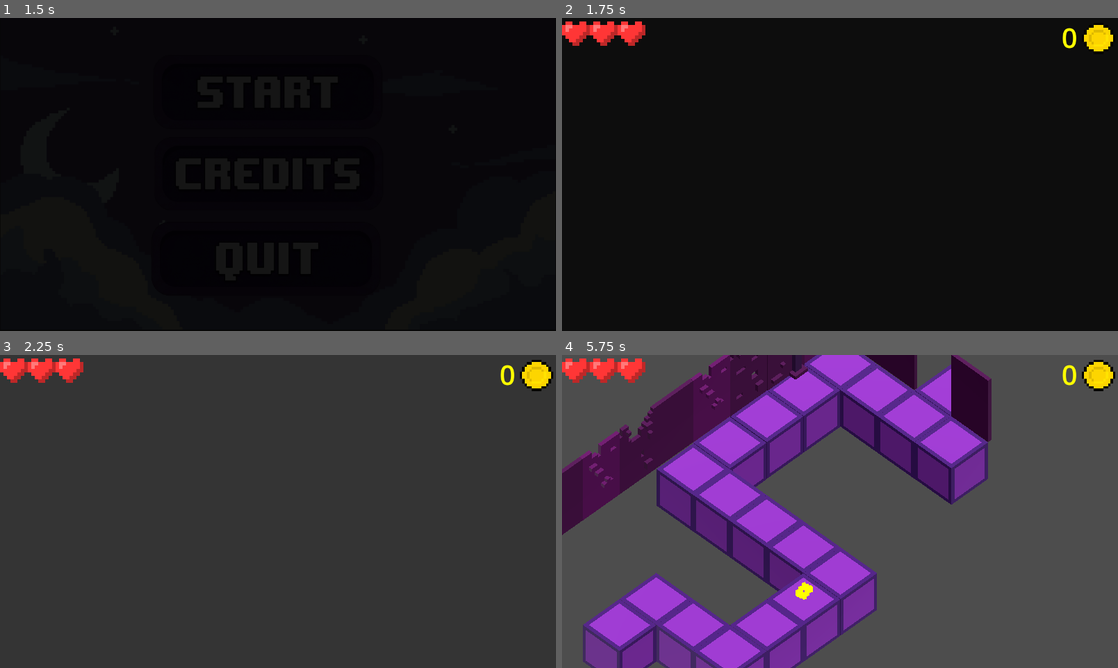
Above: before the commit, frames 1-4 (two rows, left to right).
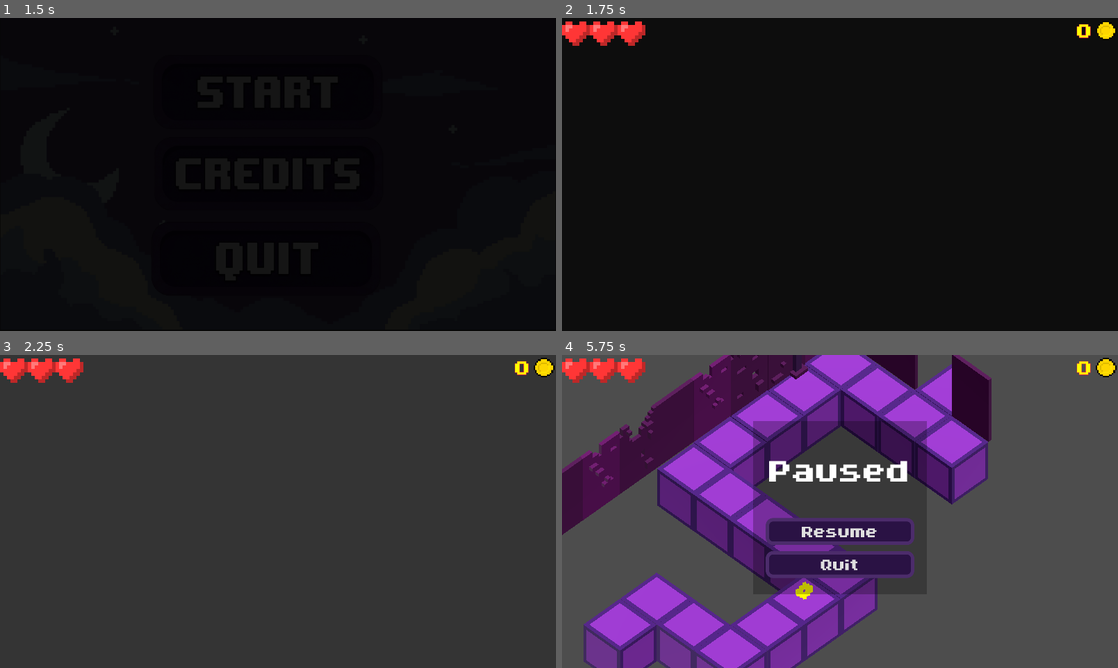
Above: after the commit, the same moments.

Repository: wenqiange/Looty-Dungeon-Recreation
Game: Godot game, scene res://Scenes/MainMenu.tscn
The game is run twice, just before and just after one commit, with the same random seed, the same clock (stepped at 60 frames per second) and the same inputs. Sound files missing from this copy of the repository are replaced by a short silence.
Inputs (mouse positions are in pixels of both pictures, inside the frame that each line leads up to):
- Up to frame 1 (1.5 s): click (266, 93) at 0.5 s; click (266, 93) at 1.25 s
- Up to frame 2 (1.75 s): no input
- Up to frame 3 (2.25 s): tap Enter at 2 s; hold D (move_right) from 2.03 s (still down); tap Z (Action) at 2.1 s
- Up to frame 4 (5.75 s): release D (move_right) at 2.78 s; hold S (move_down) 2.78-3.53 s; tap Z (Action) every 0.75 s from 2.85 to 5.1 s; hold D (move_right) 3.53-4.28 s; hold W (move_up) 4.28-5.03 s; hold A (move_left) from 5.03 s (still down); tap Escape (ui_cancel) at 5.65 s

Frame 1 is identical in both runs. In frame 2, 0.5% of the frame differs, in the area x 90-100%, y 1-11%; in frame 3, 0.6%; in frame 4, 12%, in the area x 3-100%, y 0-100%.

Commit message:
Tema de UI y menu de pausa

Diff:
--- /dev/null
+++ b/looty-dungeon/Assets/Basic_UI.tres
@@ -0,0 +1,34 @@
+[gd_resource type="Theme" format=3 uid="uid://cmt8euj1nkipj"]
+
+[ext_resource type="FontFile" uid="uid://bl2oeq4ha175m" path="res://Assets/ByteBounce.ttf" id="1_15txp"]
+
+[sub_resource type="StyleBoxFlat" id="StyleBoxFlat_15txp"]
+bg_color = Color(0.16470589, 0.07058824, 0.26666668, 1)
+border_width_left = 8
+border_width_top = 8
+border_width_right = 8
+border_width_bottom = 8
+border_color = Color(0.29803923, 0.17254902, 0.41960785, 1)
+corner_radius_top_left = 16
+corner_radius_top_right = 16
+corner_radius_bottom_right = 16
+corner_radius_bottom_left = 16
+expand_margin_left = 8.0
+expand_margin_right = 8.0
+expand_margin_bottom = 2.0
+
+[sub_resource type="StyleBoxEmpty" id="StyleBoxEmpty_15txp"]
+
+[resource]
+Button/colors/font_color = Color(0.875, 0.875, 0.875, 1)
+Button/colors/font_focus_color = Color(0.972549, 0.7607843, 0.12941177, 1)
+Button/colors/font_hover_color = Color(0.98039216, 0.7529412, 0.09019608, 1)
+Button/font_sizes/font_size = 24
+Button/fonts/font = ExtResource("1_15txp")
+Button/styles/hover = SubResource("StyleBoxFlat_15txp")
+Button/styles/hover_pressed = SubResource("StyleBoxFlat_15txp")
+Button/styles/normal = SubResource("StyleBoxFlat_15txp")
+Button/styles/pressed = SubResource("StyleBoxFlat_15txp")
+HSeparator/styles/separator = SubResource("StyleBoxEmpty_15txp")
+Label/font_sizes/font_size = 24
+Label/fonts/font = ExtResource("1_15txp")
--- a/looty-dungeon/Nodes/arquero.tscn
+++ b/looty-dungeon/Nodes/arquero.tscn
@@ -12,6 +12,7 @@
 [ext_resource type="AudioStream" uid="uid://tjy60rw312pc" path="res://Sounds/arrow_sound.mp3" id="8_5nirr"]
 [ext_resource type="AudioStream" uid="uid://bgfr86edb8mdh" path="res://Sounds/Death_sound.mp3" id="8_t7njs"]
 [ext_resource type="Script" uid="uid://btgpbt4h6okiv" path="res://Scripts/life_bar.gd" id="9_sg4uk"]
+[ext_resource type="Theme" uid="uid://cmt8euj1nkipj" path="res://Assets/Basic_UI.tres" id="13_eprvr"]
 [ext_resource type="Texture2D" uid="uid://j70kbl1oxa1t" path="res://Assets/Coin.png" id="13_q16sl"]
 [ext_resource type="Script" uid="uid://stu0lfk6l1wq" path="res://Scripts/PlayerCoins.gd" id="14_83j8p"]
 [ext_resource type="Script" uid="uid://cu1xdmaqkpae7" path="res://Nodes/coin_counter.gd" id="14_m2ivu"]
@@ -318,6 +319,12 @@
 &"Walk": SubResource("Animation_qpfo2")
 }
 
+[sub_resource type="LabelSettings" id="LabelSettings_lsb7o"]
+font_size = 80
+font_color = Color(1, 1, 0, 1)
+outline_size = 4
+outline_color = Color(0.90588236, 0.13333334, 0.2784314, 1)
+
 [node name="Arquero" type="Node3D" unique_id=1232147745 groups=["Player"]]
 script = ExtResource("1_dv83t")
 Attack_animation = "Arquero/Attack"
@@ -430,11 +437,9 @@
 
 [node name="CoinCounter" type="Label" parent="PlayerUI/HBoxContainer" unique_id=429404630]
 layout_mode = 2
-theme_override_colors/font_color = Color(1, 1, 0, 1)
-theme_override_colors/font_shadow_color = Color(0.76862746, 0.38039216, 0, 0)
-theme_override_colors/font_outline_color = Color(0.90588236, 0.13333334, 0.2784314, 1)
-theme_override_font_sizes/font_size = 64
+theme = ExtResource("13_eprvr")
 text = "0"
+label_settings = SubResource("LabelSettings_lsb7o")
 script = ExtResource("14_m2ivu")
 
 [node name="Coins" type="TextureRect" parent="PlayerUI/HBoxContainer" unique_id=843676084]
--- a/looty-dungeon/Nodes/fade_transition.tscn
+++ b/looty-dungeon/Nodes/fade_transition.tscn
@@ -1,4 +1,6 @@
 [gd_scene format=3 uid="uid://bxhah2i5mjsp5"]
+
+[ext_resource type="Script" uid="uid://c30g5577x12h7" path="res://Scripts/fade_transition.gd" id="1_dmdyd"]
 
 [sub_resource type="Animation" id="Animation_xxfwt"]
 length = 0.001
@@ -56,6 +58,7 @@
 offset_right = 1280.0
 offset_bottom = 720.0
 color = Color(0, 0, 0, 1)
+script = ExtResource("1_dmdyd")
 
 [node name="AnimationPlayer" type="AnimationPlayer" parent="." unique_id=1547021705]
 libraries/ = SubResource("AnimationLibrary_rjsss")
--- a/looty-dungeon/Scenes/game.tscn
+++ b/looty-dungeon/Scenes/game.tscn
@@ -15,18 +15,22 @@
 [ext_resource type="PackedScene" uid="uid://cjxk5nvwsj0hb" path="res://Nodes/levels/level_8.tscn" id="9_exi56"]
 [ext_resource type="PackedScene" uid="uid://c2h4td7e64o33" path="res://Nodes/levels/level_9.tscn" id="10_7t8sx"]
 [ext_resource type="PackedScene" uid="uid://bsa6nkmlppons" path="res://Nodes/levels/level_10.tscn" id="11_mg4q0"]
+[ext_resource type="Script" uid="uid://b60ye2vofbxws" path="res://Scripts/pause_menu.gd" id="16_ewbju"]
+[ext_resource type="Theme" uid="uid://cmt8euj1nkipj" path="res://Assets/Basic_UI.tres" id="16_nnt18"]
+[ext_resource type="Script" uid="uid://b2wneb1seiu8i" path="res://Scripts/quit_button.gd" id="18_85qyi"]
+[ext_resource type="PackedScene" uid="uid://dycm5q334jh7f" path="res://Scenes/MainMenu.tscn" id="19_iivbl"]
 
 [sub_resource type="Environment" id="Environment_wowpa"]
 ambient_light_source = 2
 ambient_light_color = Color(1, 1, 1, 1)
 ambient_light_energy = 0.1
 
+[sub_resource type="LabelSettings" id="LabelSettings_ewbju"]
+font_size = 124
+
 [node name="Game" type="Node3D" unique_id=161529061]
 script = ExtResource("1_wrm1d")
-initial_level = ExtResource("2_i6g32")
 levels = Array[PackedScene]([ExtResource("2_i6g32"), ExtResource("3_nb51f"), ExtResource("4_nnt18"), ExtResource("5_ewbju"), ExtResource("6_85qyi"), ExtResource("7_iivbl"), ExtResource("8_7nbq1"), ExtResource("9_exi56"), ExtResource("10_7t8sx"), ExtResource("11_mg4q0")])
-
-[node name="fade_transition" parent="." unique_id=702973857 instance=ExtResource("3_wowpa")]
 
 [node name="Arquero" parent="." unique_id=1232147745 instance=ExtResource("4_v158k")]
 process_mode = 4
@@ -49,3 +53,78 @@
 [node name="Music" type="AudioStreamPlayer3D" parent="." unique_id=1228342619]
 stream = ExtResource("6_i6g32")
 volume_db = -16.963
+
+[node name="UI" type="CanvasLayer" parent="." unique_id=371096354]
+
+[node name="fade_transition" parent="UI" unique_id=702973857 instance=ExtResource("3_wowpa")]
+process_mode = 3
+anchors_preset = 15
+anchor_right = 1.0
+anchor_bottom = 1.0
+offset_right = 0.0
+offset_bottom = 0.0
+grow_horizontal = 2
+grow_vertical = 2
+
+[node name="PauseMenu" type="ColorRect" parent="UI" unique_id=1157912958]
+process_mode = 3
+visible = false
+anchors_preset = 8
+anchor_left = 0.5
+anchor_top = 0.5
+anchor_right = 0.5
+anchor_bottom = 0.5
+offset_left = -200.0
+offset_top = -208.0
+offset_right = 200.0
+offset_bottom = 191.0
+grow_horizontal = 2
+grow_vertical = 2
+color = Color(0, 0, 0, 0.25882354)
+script = ExtResource("16_ewbju")
+
+[node name="VBoxContainer" type="VBoxContainer" parent="UI/PauseMenu" unique_id=941354756]
+process_mode = 2
+layout_mode = 1
+anchors_preset = -1
+anchor_left = 0.1
+anchor_top = 0.1
+anchor_right = 0.9
+anchor_bottom = 0.9
+grow_horizontal = 2
+grow_vertical = 2
+theme = ExtResource("16_nnt18")
+
+[node name="Label" type="Label" parent="UI/PauseMenu/VBoxContainer" unique_id=1594726981]
+layout_mode = 2
+size_flags_vertical = 3
+text = "Paused"
+label_settings = SubResource("LabelSettings_ewbju")
+horizontal_alignment = 1
+vertical_alignment = 1
+
+[node name="HSeparator" type="HSeparator" parent="UI/PauseMenu/VBoxContainer" unique_id=1369854493]
+custom_minimum_size = Vector2(0, 32)
+layout_mode = 2
+
+[node name="ResumeButton" type="Button" parent="UI/PauseMenu/VBoxContainer" unique_id=877691793]
+layout_mode = 2
+theme_override_font_sizes/font_size = 64
+text = "Resume"
+
+[node name="HSeparator2" type="HSeparator" parent="UI/PauseMenu/VBoxContainer" unique_id=1409047970]
+custom_minimum_size = Vector2(0, 8)
+layout_mode = 2
+
+[node name="QuitButton" type="Button" parent="UI/PauseMenu/VBoxContainer" unique_id=751256218 node_paths=PackedStringArray("fade", "UI")]
+layout_mode = 2
+theme_override_font_sizes/font_size = 64
+text = "Quit
+"
+script = ExtResource("18_85qyi")
+next_scene = ExtResource("19_iivbl")
+fade = NodePath("../../../fade_transition")
+UI = NodePath("../..")
+
+[connection signal="pressed" from="UI/PauseMenu/VBoxContainer/ResumeButton" to="UI/PauseMenu" method="unpause_game"]
+[connection signal="pressed" from="UI/PauseMenu/VBoxContainer/QuitButton" to="UI/PauseMenu/VBoxContainer/QuitButton" method="_on_pressed"]
--- /dev/null
+++ b/looty-dungeon/Scripts/fade_transition.gd
@@ -0,0 +1,14 @@
+class_name FadeTransition
+extends ColorRect
+
+@onready var animation_player: AnimationPlayer = $AnimationPlayer
+
+func fade_in():
+	show()
+	animation_player.play("fade_in")
+	await animation_player.animation_finished
+
+func fade_out():
+	animation_player.play("fade_out")
+	await animation_player.animation_finished
+	hide()
--- a/looty-dungeon/Scripts/game_manager.gd
+++ b/looty-dungeon/Scripts/game_manager.gd
@@ -1,8 +1,7 @@
 extends Node3D
 
 @onready var camera: CameraFollow = $Camera3D
-
-@export var initial_level:PackedScene
+@onready var fade_transition: FadeTransition = $UI/fade_transition
 
 @export var levels: Array[PackedScene]
 var level_num = 0
@@ -14,7 +13,8 @@
 var changing:bool = false
 
 func _ready() -> void:
-	$fade_transition/AnimationPlayer.play("fade_out")
+	fade_transition.fade_out()
+
 	$Music.play()
 	player = get_tree().get_first_node_in_group("Player")
 	player.process_mode = Node.PROCESS_MODE_DISABLED
@@ -83,6 +83,6 @@
 		if key_str.is_valid_int():
 			key_pressed = int(key_str)-1
 			if key_pressed <= -1: key_pressed = 9
-		if key_pressed == -1: return
-		level_num = key_pressed
-		change_level(levels[key_pressed])
+		if key_pressed != -1:
+			level_num = key_pressed
+			change_level(levels[key_pressed])
--- a/looty-dungeon/Scripts/main_menu.gd
+++ b/looty-dungeon/Scripts/main_menu.gd
@@ -28,4 +28,4 @@
 
 func _on_timer_timeout() -> void:
 	if button_type == "start":
-		get_tree().change_scene_to_file("uid://cpydsau6jxfgf")
+		get_tree().change_scene_to_file("res://Scenes/game.tscn")
--- /dev/null
+++ b/looty-dungeon/Scripts/pause_menu.gd
@@ -0,0 +1,18 @@
+extends ColorRect
+
+var paused = false
+
+func _input(event: InputEvent) -> void:
+	if event.is_action_pressed("pause"):
+		if not paused: pause_game()
+		else: unpause_game()
+
+func pause_game():
+	paused = true
+	get_tree().paused = true
+	show()
+
+func unpause_game():
+	paused = false
+	get_tree().paused = false
+	hide()
--- /dev/null
+++ b/looty-dungeon/Scripts/quit_button.gd
@@ -0,0 +1,12 @@
+extends Button
+
+@export var next_scene:PackedScene
+@export var fade:FadeTransition
+@export var UI:Control
+
+func _on_pressed() -> void:
+	UI.hide()
+	if fade:
+		await fade.fade_in()
+	get_tree().paused = false
+	get_tree().change_scene_to_packed(next_scene)
--- a/looty-dungeon/project.godot
+++ b/looty-dungeon/project.godot
@@ -73,9 +73,10 @@
 , Object(InputEventKey,"resource_local_to_scene":false,"resource_name":"","device":-1,"window_id":0,"alt_pressed":false …(182 unchanged characters)…
 ]
 }
-debug={
+pause={
 "deadzone": 0.2,
-"events": [Object(InputEventKey,"resource_local_to_scene":fa …(141 unchanged characters)… ":false,"keycode":0,"physical_keycode":45,"key_label":0,"unicode":39,"location":0,"echo":false,"script":null)
+"events": [Object(InputEventKey,"resource_local_to_scene":fa …(141 unchanged characters)… ":false,"keycode":0,"physical_keycode":4194305,"key_label":0,"unicode":0,"location":0,"echo":false,"script":null)
+, Object(InputEventKey,"resource_local_to_scene":false,"resource_name":"","device":-1,"window_id":0,"alt_pressed":false,"shift_pressed":false,"ctrl_pressed":false,"meta_pressed":false,"pressed":false,"keycode":0,"physical_keycode":80,"key_label":0,"unicode":112,"location":0,"echo":false,"script":null)
 ]
 }
 
Binary file added: looty-dungeon/Assets/ByteBounce.ttf
Not shown, added: looty-dungeon/Assets/ByteBounce.ttf.import
Not shown, added: looty-dungeon/Scripts/fade_transition.gd.uid
Not shown, added: looty-dungeon/Scripts/pause_menu.gd.uid
Not shown, added: looty-dungeon/Scripts/quit_button.gd.uid
